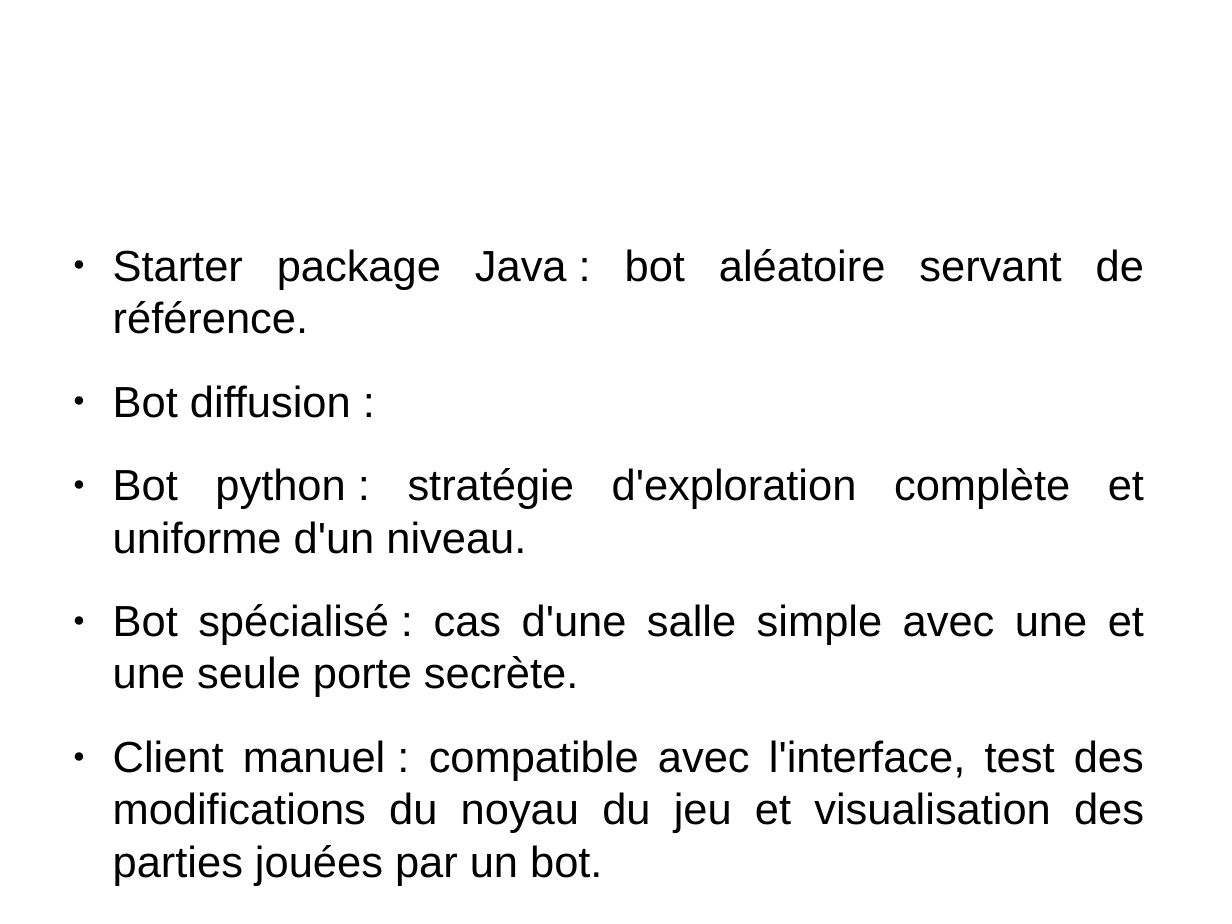
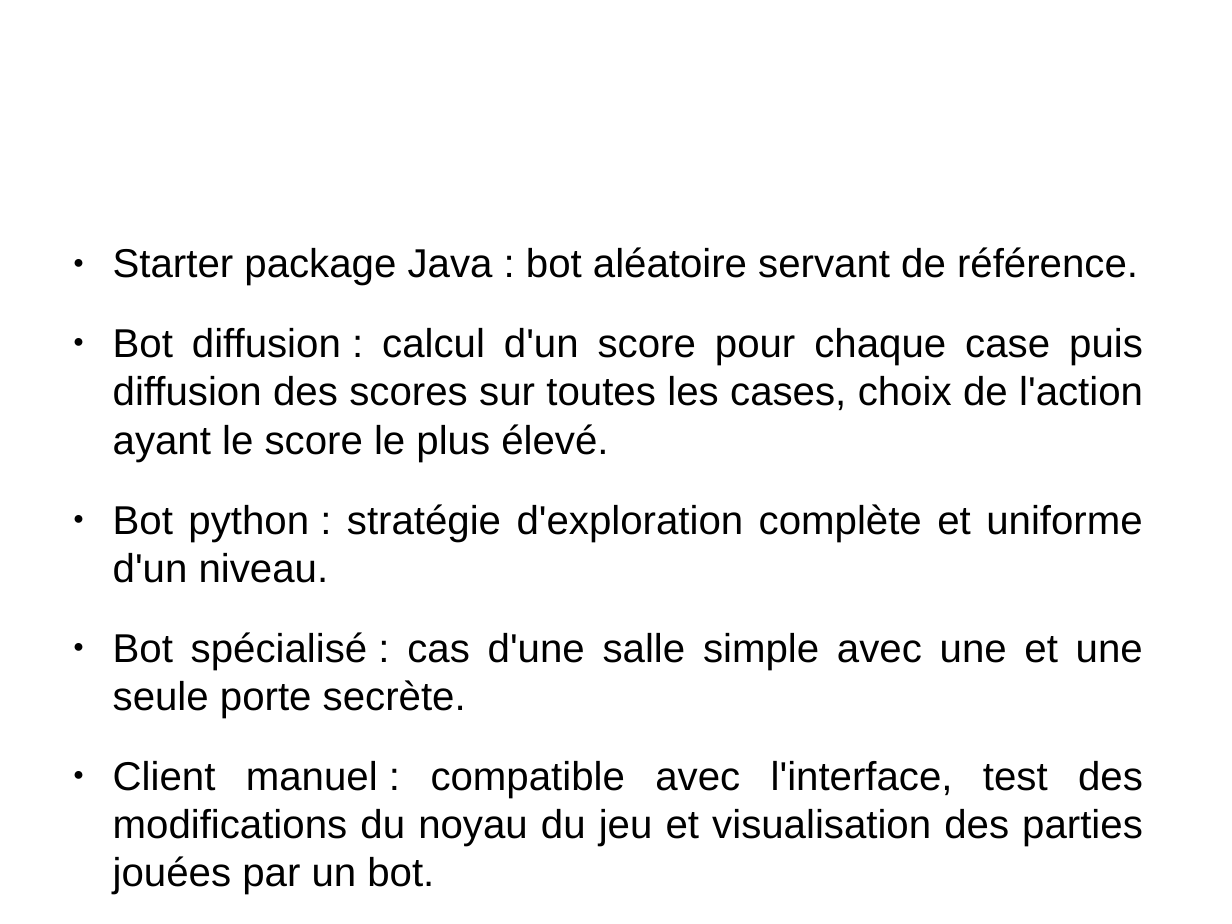
Before and after one commit to medrimonia/PFA-Nethack, a slide deck: slide 9 of papers/soutenance/soutenance.odp. Drawn at 1232x924 pixels with LibreOffice and Linux fonts; fonts in the diff are those of the drawing; background and template pictures are left out. Boxes give left, top, right and bottom in pixels: in the first picture for what was removed or moved away, otherwise in the second. Text is boxed around its words. In the diff, an @@ line names an element or a change of style, - is before the commit and + after.

```diff
--- a/papers/soutenance/soutenance.odp
+++ b/papers/soutenance/soutenance.odp
@@ text at (113, 247, 1143, 887): size 28 to 25.9 pt in "Starter package Java : bot aléatoire servant ...", "Bot python : stratégie d'exploration complète et ...", "Bot spécialisé : cas d'une salle simple ...", "Client manuel : compatible avec l'interface, test ..." @@
@@ text at (113, 328, 1143, 462): text changed; size 28 to 25.9 pt @@
-● Bot diffusion :
+● Bot diffusion : calcul d'un score pour chaque case puis diffusion des scores sur toutes les cases, choix de l'action ayant le score le plus élevé.
```
Also in this commit, not shown: 2 other slides changed, 3 slides added, 1 slide removed.
